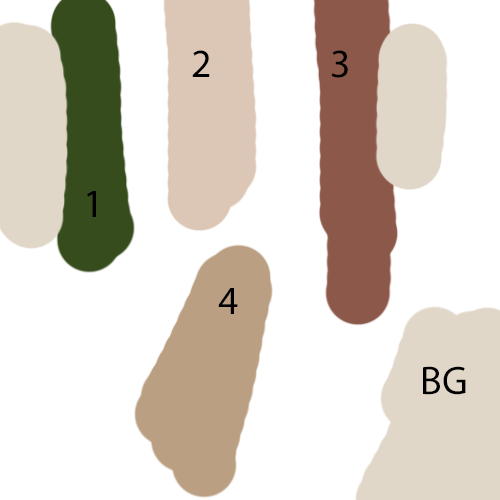
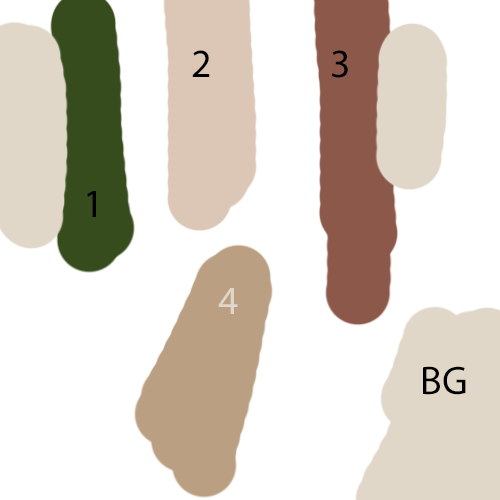
Layer changes from the first 500x500 image to the second:
painted on "4" over [218, 288, 238, 314]
